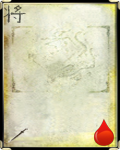
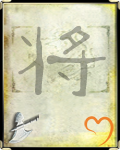
Layers edited between the first and the second 120 × 150 image:
"将": opacity 60% → 30%, moved it above "血量", painted on it over [3, 5, 106, 97]
renamed "图层 3" to "血量", painted on it over [84, 116, 114, 147]
renamed "图层 2" to "武器", opacity 90% → 70%, painted on it over [7, 112, 39, 144]
